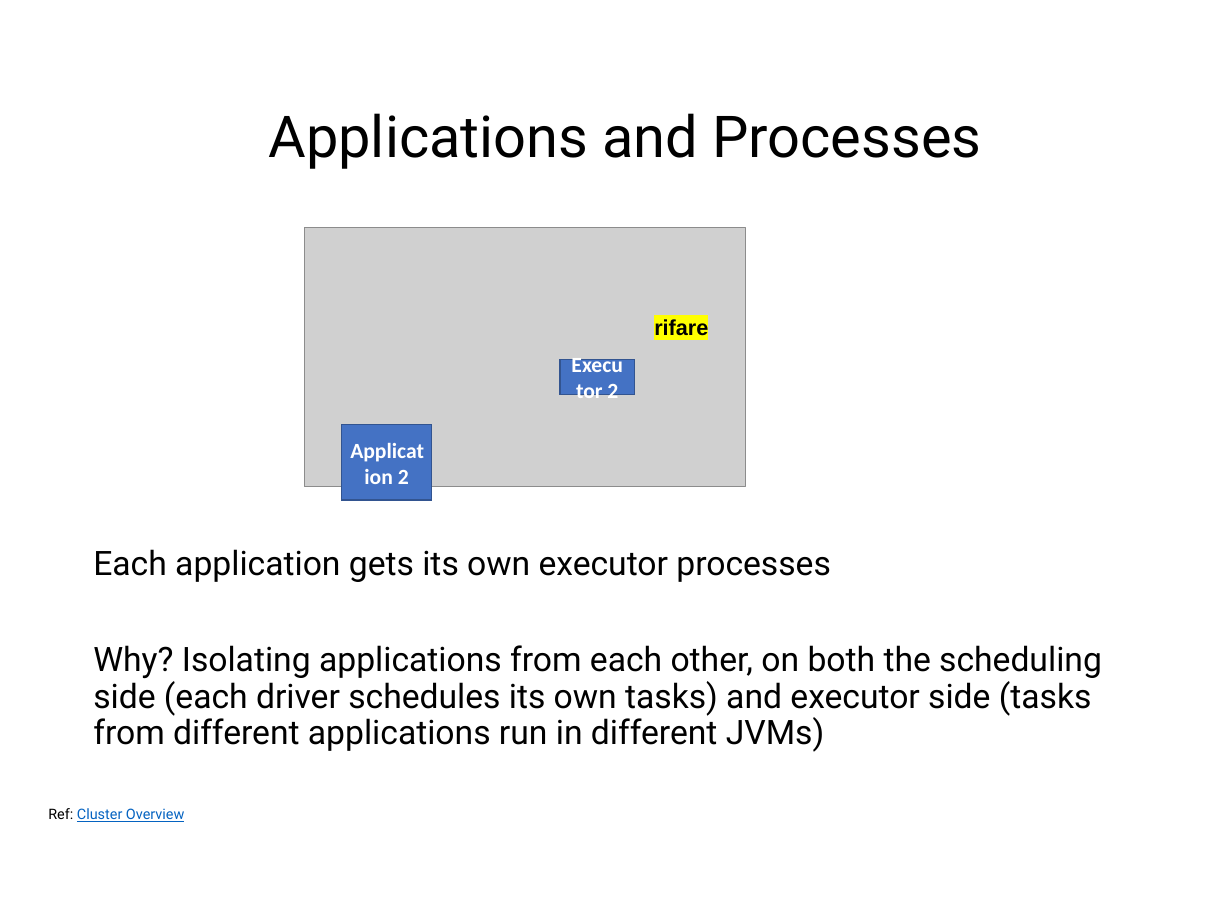
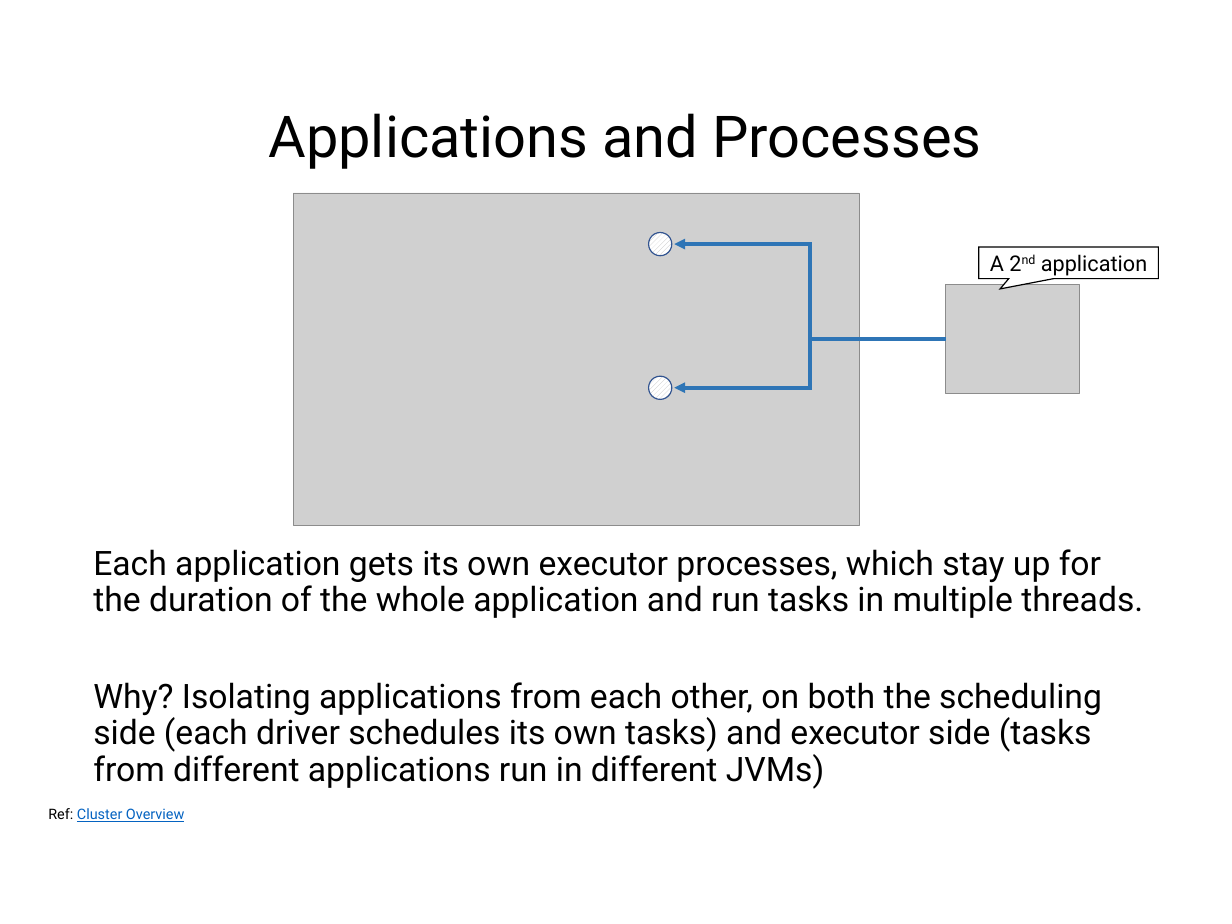
Before and after one commit to Marco-Santoni/databricks-from-scratch, a slide deck: slide 7 of training-spark/1_Spark.pptx. Drawn at 1232x924 pixels with LibreOffice and Linux fonts; fonts in the diff are those of the drawing; grey boxes stand for pictures; background and template pictures are left out. Boxes give left, top, right and bottom in pixels: in the first picture for what was removed or moved away, otherwise in the second. Text is boxed around its words. In the diff, an @@ line names an element or a change of style, - is before the commit and + after.

Commit message:
fix spark introduction

```diff
--- a/training-spark/1_Spark.pptx
+++ b/training-spark/1_Spark.pptx
@@ picture resized from (x1=304, y1=228, x2=745, y2=487) to (x1=293, y1=193, x2=859, y2=526) @@
@@ ellipse added at (x1=649, y1=232, x2=672, y2=256), fill pattern #BFBFBF on #FFFFFF, outline #325491 1 pt @@
@@ elbow arrow added from (946, 339) to (674, 244), #2E75B6 3 pt @@
@@ speech box added at (x1=979, y1=247, x2=1158, y2=279), fill #FFFFFF, outline #000000 1 pt, 18 pt, text #000000 @@
+A 2nd application
@@ picture added at (x1=946, y1=284, x2=1080, y2=393) @@
@@ text removed at (x1=654, y1=319, x2=708, y2=336) @@
-rifare
@@ elbow arrow added from (946, 339) to (674, 388), #2E75B6 3 pt @@
@@ rectangle removed at (x1=561, y1=360, x2=635, y2=395) @@
-Executor 2
@@ ellipse added at (x1=649, y1=376, x2=672, y2=399), fill pattern #BFBFBF on #FFFFFF, outline #325491 1 pt @@
@@ rectangle removed at (x1=341, y1=425, x2=431, y2=500) @@
-Application 2
@@ text at (x1=93, y1=549, x2=1143, y2=618): text changed @@
-Each application gets its own executor processes
+Each application gets its own executor processes, which stay up for the duration of the whole application and run tasks in multiple threads.
```
